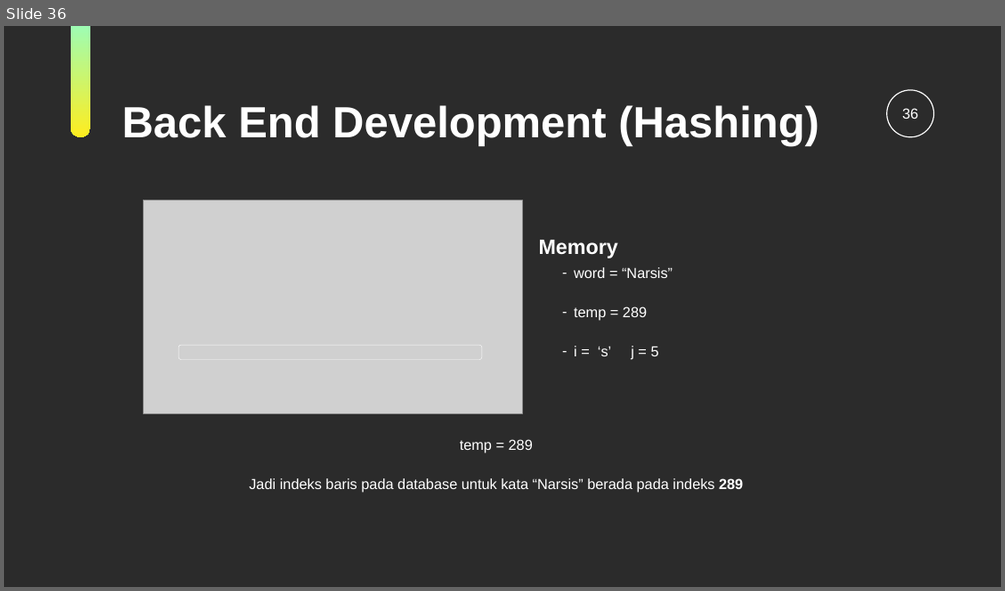
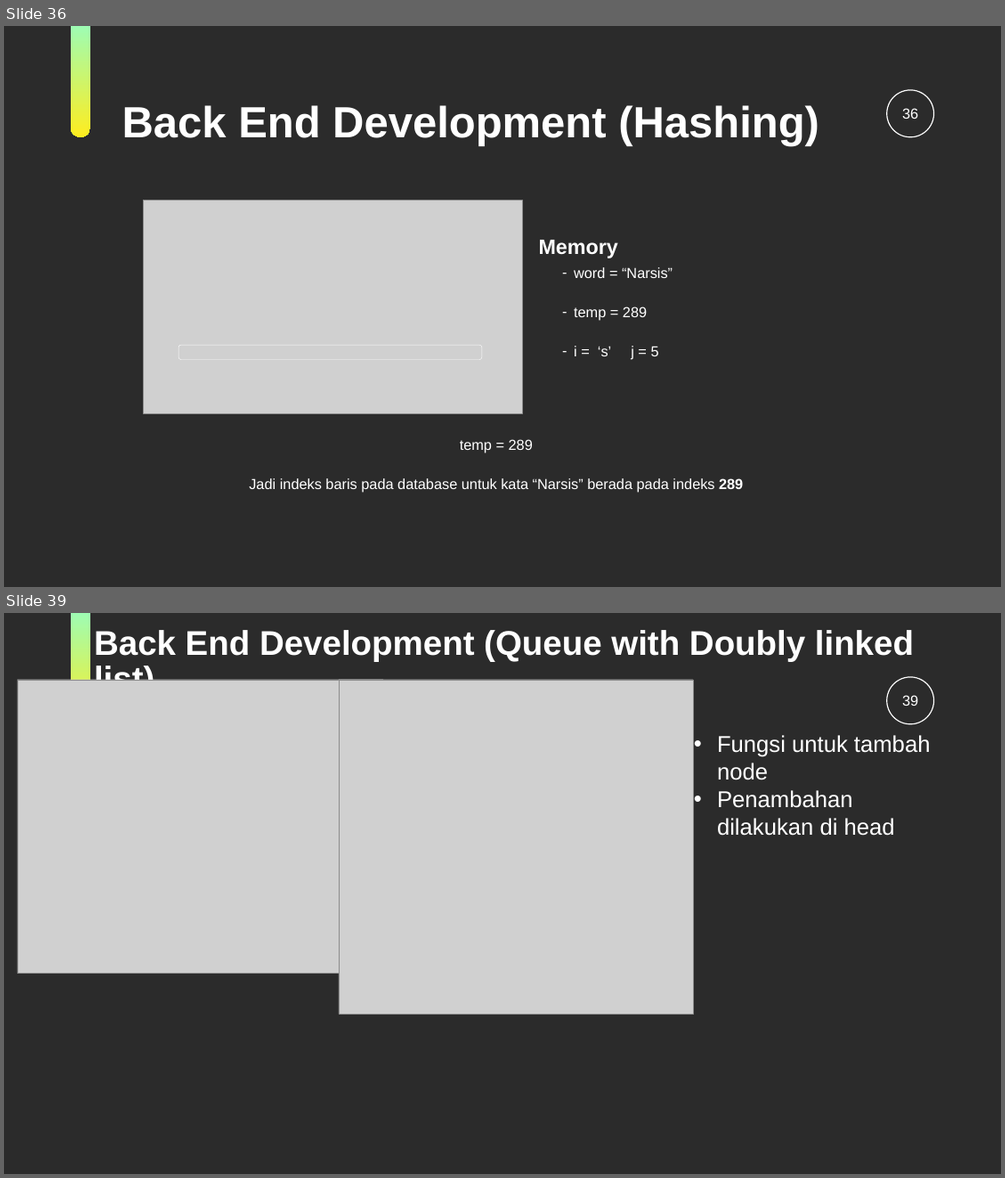
Before and after one commit to Jrhero14/FINALPROJECT-StrukturData, a slide deck: KamusGaul-Strukdat.ppt. Shown one above the other, each under a label of ours: slide 36 before the commit, slides 36 and 39 after it; the slides between them are not shown. The pictures are 1005x591 and 1005x1178 pixels, drawn with LibreOffice and Linux fonts; fonts in the diff are those of the drawing; grey boxes stand for pictures; background and template pictures are left out; a plain dark background stands for a picture behind light text. Boxes give left, top, right and bottom in pixels: in the first picture for what was removed or moved away, otherwise in the second. Text is boxed around its words. In the diff, an @@ line names an element or a change of style, - is before the commit and + after.

```diff
--- a/KamusGaul-Strukdat.ppt
+++ b/KamusGaul-Strukdat.ppt
@@ slide 39 added at [4, 613, 1001, 1174], background picture (left out); not listed: 2 template elements that a slide beside it also shows @@
@@ title added at [94, 630, 914, 681], 66 pt, text #FFFFFF, bold @@
+Back End Development (Queue with Doubly linked list)
@@ picture added at [17, 680, 383, 973] @@
@@ picture added at [339, 680, 693, 1013] @@
@@ page number added at [902, 695, 918, 706], 28 pt, text #FFFFFF @@
+39
@@ text added at [717, 735, 930, 835], 44 pt, text #FFFFFF @@
+• Fungsi untuk tambah node
+• Penambahan dilakukan di head
```
Also in this commit, not shown: 5 slides changed, 4 other slides added, 2 slides removed.
